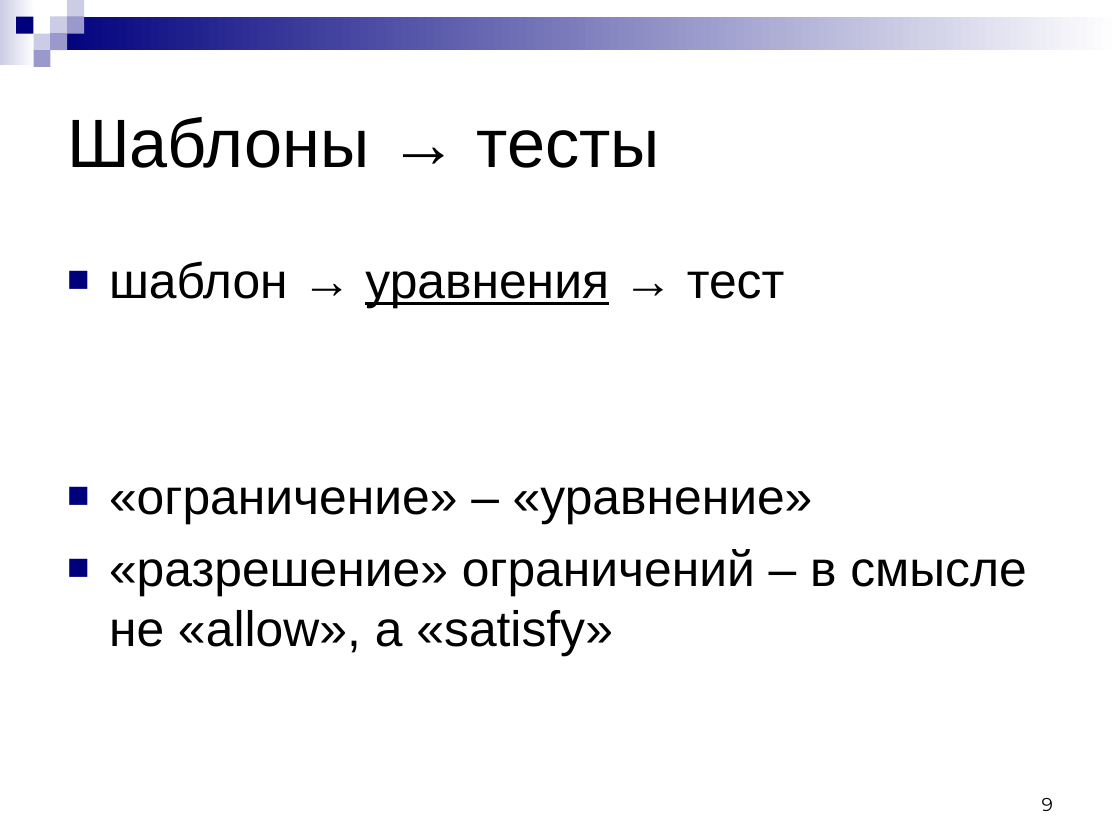
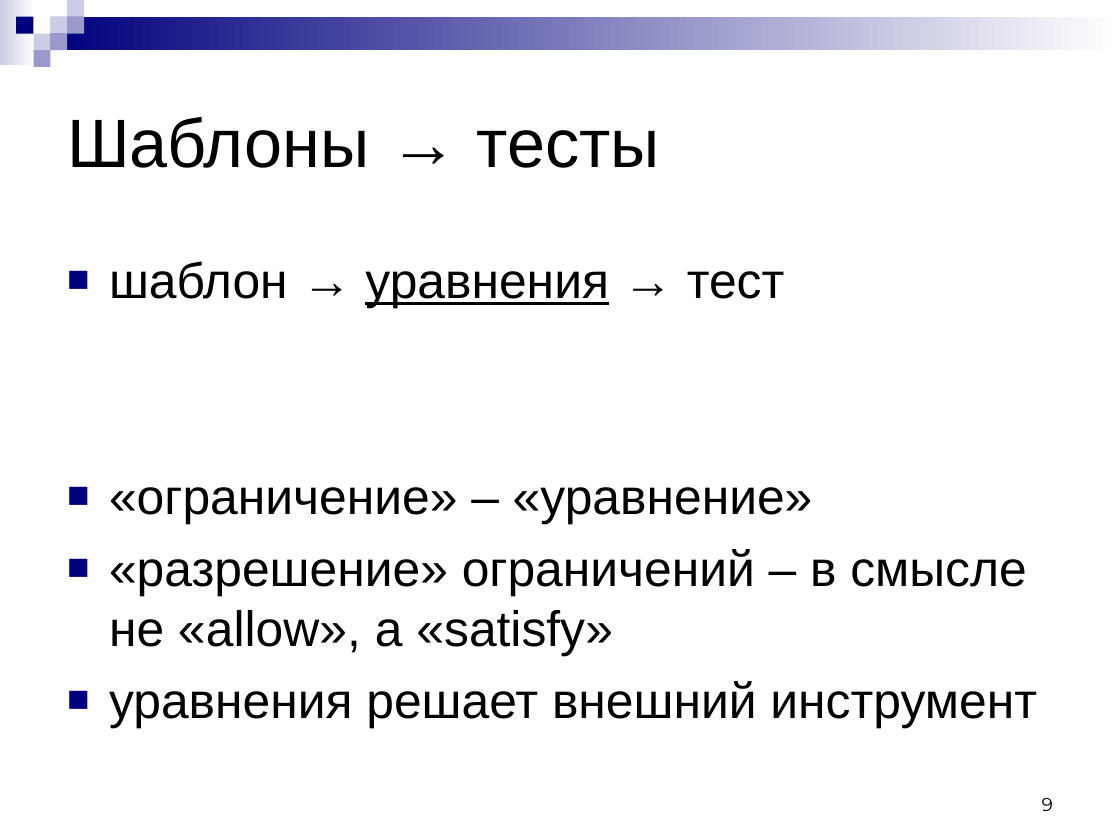
Before and after one commit to kornevgen/tesla-project, a slide deck: slide 9 of papers/LomoRead-2010/lomonosov-talk.ppt. Drawn at 1120x840 pixels with LibreOffice and Linux fonts; fonts in the diff are those of the drawing. Boxes give left, top, right and bottom in pixels: in the first picture for what was removed or moved away, otherwise in the second. Text is boxed around its words. In the diff, an @@ line names an element or a change of style, - is before the commit and + after.

```diff
--- a/papers/LomoRead-2010/lomonosov-talk.ppt
+++ b/papers/LomoRead-2010/lomonosov-talk.ppt
@@ text at <box>109,681,1037,729</box>: paragraph added @@
+■ уравнения решает внешний инструмент
```
Also in this commit, not shown: 3 other slides changed, 1 other file.
